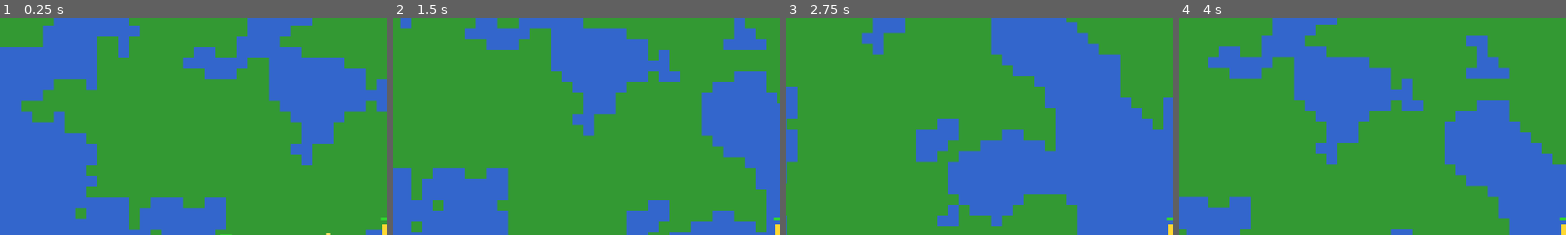
Above: before the commit, frames 1-4 (left to right).
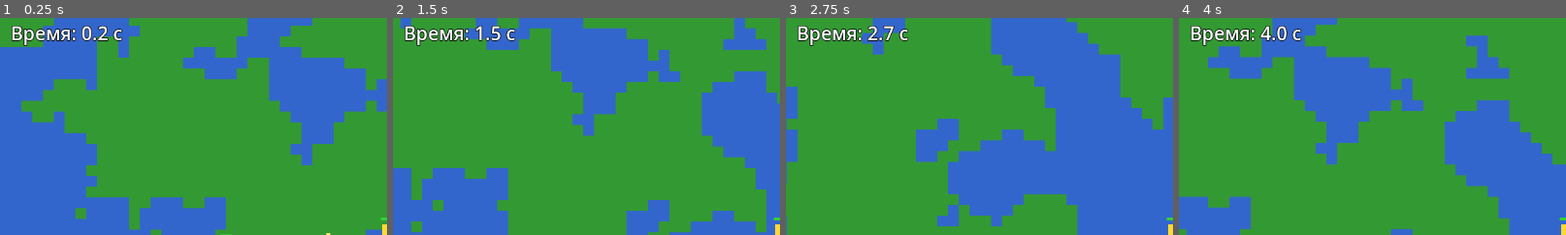
Above: after the commit, the same moments.

Repository: aegissana-sudo/vada
Game: Godot game, scene res://Main.tscn
Same seed, same stepped clock (60 frames per second), same inputs: the game is played once before the commit and once after it.
Inputs:
- Up to frame 1 (0.25 s): no input
- Up to frame 2 (1.5 s): hold Right (ui_right) 0.53-1.28 s; hold Down (ui_down) from 1.28 s (still down)
- Up to frame 3 (2.75 s): release Down (ui_down) at 2.03 s; hold Right (ui_right) from 2.03 s (still down)
- Up to frame 4 (4 s): release Right (ui_right) at 2.78 s; hold Up (ui_up) 2.78-3.53 s; hold Left (ui_left) from 3.53 s (still down)
The pictures show only the part of the screen within x 0-50%, y 1-51%; the shares and areas given below are measured in that part.

The runs differ from the first frame. In frame 1, 1.3% of the frame differs, in the area x 3-32%, y 3-13%; in frame 2, 1.2%; in frame 3, 1.2%; in frame 4, 1.3%.

Commit message:
Add player survival timer UI

Diff:
--- a/Main.tscn
+++ b/Main.tscn
@@ -1,10 +1,15 @@
-[gd_scene load_steps=3 format=3]
+[gd_scene load_steps=4 format=3]
 
 [ext_resource type="Script" path="res://scripts/world.gd" id="1"]
 [ext_resource type="Script" path="res://scripts/player.gd" id="2"]
 
 [sub_resource type="CircleShape2D" id="1"]
 radius = 6.0
+
+[sub_resource type="LabelSettings" id="2"]
+font_size = 28
+outline_size = 4
+outline_color = Color(0, 0, 0, 1)
 
 [node name="Main" type="Node2D"]
 script = ExtResource("1")
@@ -23,6 +28,15 @@
 current = true
 
 [node name="CanvasLayer" type="CanvasLayer" parent="."]
+
+[node name="SurvivalTimerLabel" type="Label" parent="CanvasLayer"]
+layout_mode = 0
+offset_left = 16.0
+offset_top = 12.0
+offset_right = 240.0
+offset_bottom = 48.0
+text = "Время: 0.0 с"
+label_settings = SubResource("2")
 
 [node name="GameOverMenu" type="Control" parent="CanvasLayer"]
 visible = false
@@ -46,6 +60,10 @@
 layout_mode = 2
 text = "Вас убили"
 
+[node name="TimeLabel" type="Label" parent="CanvasLayer/GameOverMenu/CenterContainer/VBoxContainer"]
+layout_mode = 2
+text = "Продержались: 0.0 с"
+
 [node name="RetryButton" type="Button" parent="CanvasLayer/GameOverMenu/CenterContainer/VBoxContainer"]
 layout_mode = 2
 text = "Повторить"
--- a/scripts/world.gd
+++ b/scripts/world.gd
@@ -9,7 +9,9 @@
 
 @onready var tile_map: TileMap = $TileMap
 @onready var player: CharacterBody2D = $Player
+@onready var survival_timer_label: Label = $CanvasLayer/SurvivalTimerLabel
 @onready var game_over_menu: Control = $CanvasLayer/GameOverMenu
+@onready var game_over_time_label: Label = $CanvasLayer/GameOverMenu/CenterContainer/VBoxContainer/TimeLabel
 @onready var retry_button: Button = $CanvasLayer/GameOverMenu/CenterContainer/VBoxContainer/RetryButton
 
 var noise := FastNoiseLite.new()
@@ -18,20 +20,29 @@
 var _enemy_spawn_timer := 0.0
 var _enemy_script := preload("res://scripts/enemy.gd")
 var _game_over := false
+var _survival_time := 0.0
 
 func _ready() -> void:
     noise.seed = randi()
     noise.frequency = 0.05
     _setup_tileset()
     _update_chunks()
+    _update_survival_ui()
     player.died.connect(_on_player_died)
     retry_button.pressed.connect(_on_retry_button_pressed)
 
 func _process(delta: float) -> void:
     if _game_over:
         return
+    _survival_time += delta
+    _update_survival_ui()
     _update_chunks()
     _update_enemy_spawns(delta)
+
+func _update_survival_ui() -> void:
+    var text := "Время: %.1f с" % _survival_time
+    survival_timer_label.text = text
+    game_over_time_label.text = "Продержались: %.1f с" % _survival_time
 
 func _setup_tileset() -> void:
     var tileset := TileSet.new()
